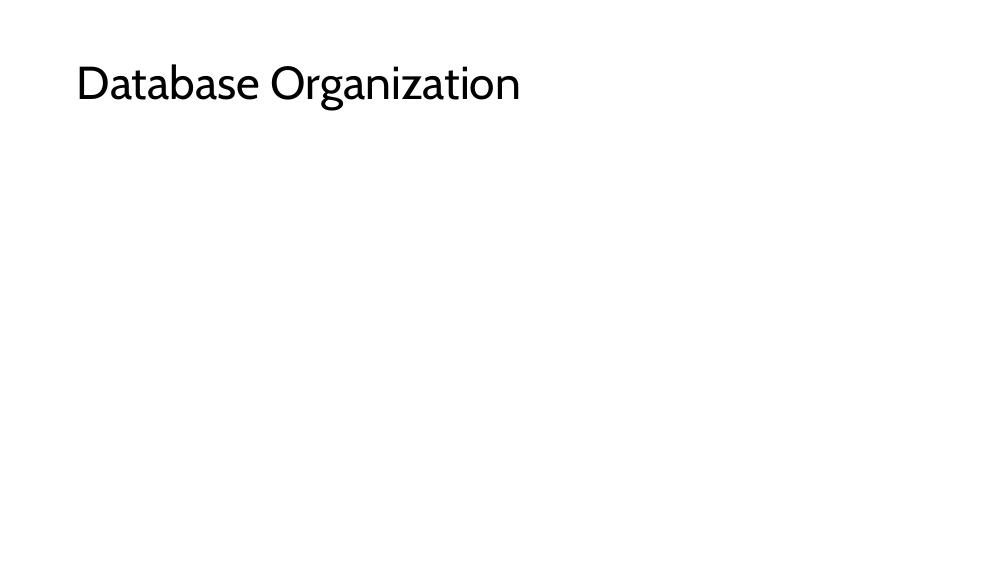
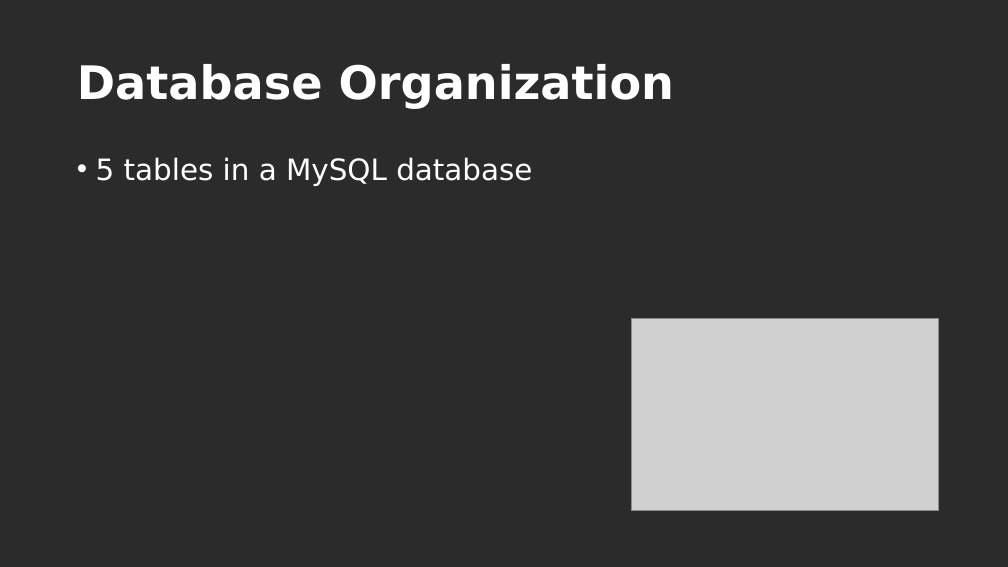
Before and after one commit to ajsaporito/se265-capstone, a slide deck: slide 5 of docs/se265-capstone.pptx. Drawn at 1008x567 pixels with LibreOffice and Linux fonts; fonts in the diff are those of the drawing; grey boxes stand for pictures; background and template pictures are left out; a plain dark background stands for a picture behind light text. Boxes give left, top, right and bottom in pixels: in the first picture for what was removed or moved away, otherwise in the second. Text is boxed around its words. In the diff, an @@ line names an element or a change of style, - is before the commit and + after.

```diff
--- a/docs/se265-capstone.pptx
+++ b/docs/se265-capstone.pptx
@@ background #FFFFFF to picture (left out) @@
@@ title "Database Organization" at box(77, 64, 674, 109): font Cabin to DejaVu Sans, text colour #000000 to #FFFFFF, bold on @@
@@ text added at box(96, 157, 532, 186), 28 pt, text #FFFFFF @@
+• 5 tables in a MySQL database
@@ picture added at box(631, 318, 938, 510) @@
```
Also in this commit, not shown: 5 other slides changed, 3 slides added, 3 slides removed, 18 other files.
